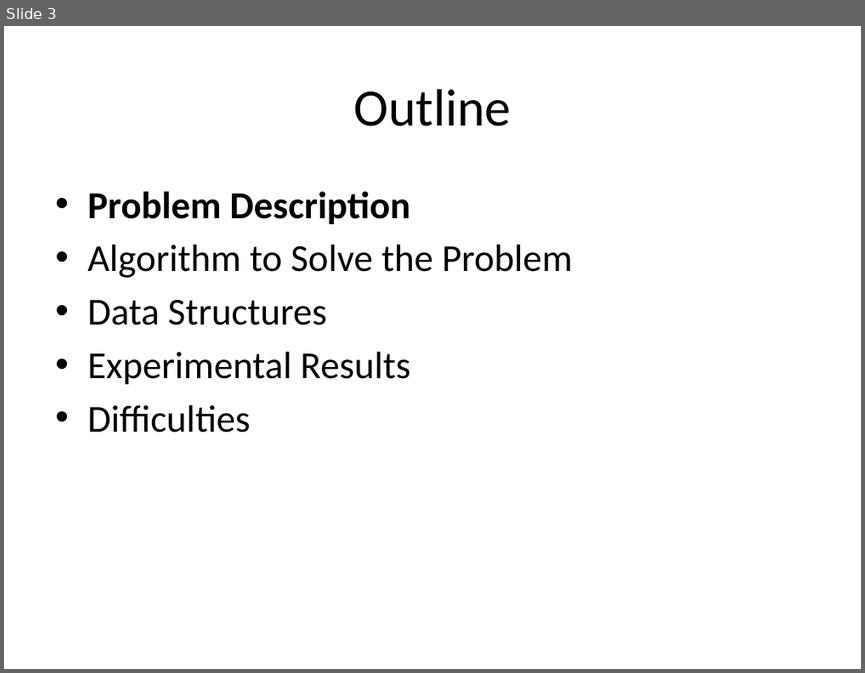
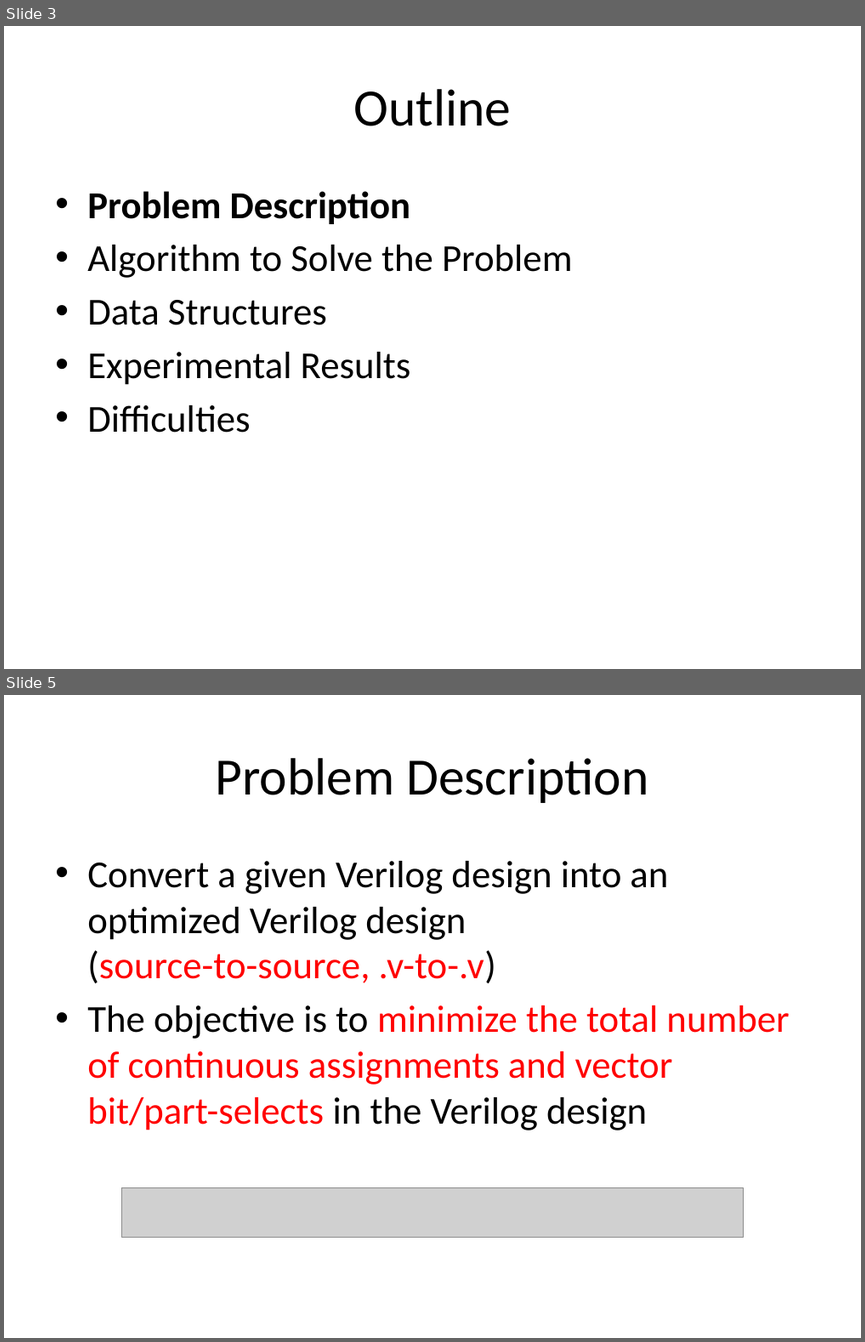
Before and after one commit to jinwei-chang/Verilog-Simulation-Optimization-via-Instruction-Reduction, a slide deck: lecture/1071524_Problem.pptx. Shown one above the other, each under a label of ours: slide 3 before the commit, slides 3 and 5 after it; the slides between them are not shown. The pictures are 865x673 and 865x1342 pixels, drawn with LibreOffice and Linux fonts; fonts in the diff are those of the drawing; grey boxes stand for pictures. Boxes give left, top, right and bottom in pixels: in the first picture for what was removed or moved away, otherwise in the second. Text is boxed around its words. In the diff, an @@ line names an element or a change of style, - is before the commit and + after.

```diff
--- a/lecture/1071524_Problem.pptx
+++ b/lecture/1071524_Problem.pptx
@@ slide 5 added at bbox=[4, 695, 861, 1338], background #FFFFFF @@
@@ title added at bbox=[215, 758, 648, 803], 44 pt, text #000000 @@
+Problem Description
@@ text added at bbox=[87, 861, 789, 1130], 32 pt, text #FF0000 @@
+• Convert a given Verilog design into an optimized Verilog design
+  (source-to-source, .v-to-.v)
+• The objective is to minimize the total number of continuous assignments and vector bit/part-selects in the Verilog design
@@ picture added at bbox=[121, 1188, 743, 1236] @@
```
Also in this commit, not shown: 7 slides changed, 8 other slides added, 2 slides removed, 17 other files.
